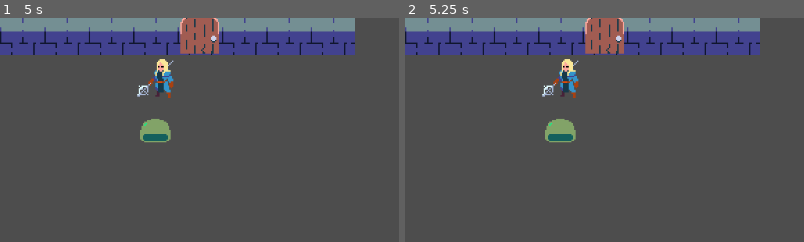
Above: before the commit, frames 1-2 (left to right).
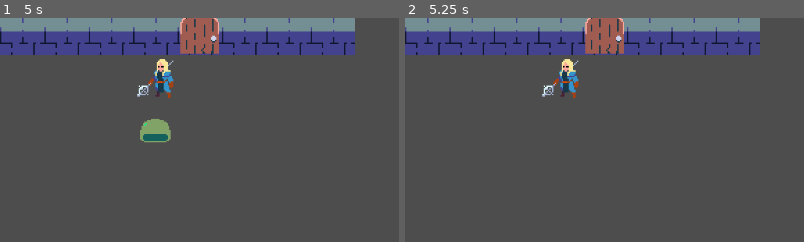
Above: after the commit, the same moments.

Repository: pryganss/TB-DCrawl
Game: Godot game, scene res://game.tscn
Same seed, same stepped clock (60 frames per second), same inputs: the game is played once before the commit and once after it. The project has no main scene, so this scene is started directly.
Inputs:
- Up to frame 1 (5 s): tap Enter at 0.5, 2, 3.5 s; hold Right (ui_right) 0.53-1.28 s; tap Space at 1.25, 2.75, 4.25 s; hold Down (ui_down) 1.28-2.03 s; hold Right (ui_right) 2.03-2.78 s; hold Up (ui_up) 2.78-3.53 s; hold Left (ui_left) from 3.53 s (still down)
- Up to frame 2 (5.25 s): release Left (ui_left) at 5.03 s; hold Down (ui_down) from 5.03 s (still down)
The pictures show only the part of the screen within x 0-50%, y 21-71%; the shares and areas given below are measured in that part.

Frame 1 is identical in both runs. In frame 2, 0.7% of the frame differs, in the area x 35-43%, y 45-56%.
Error before the commit: Cannot call method 'get_custom_data' on a null value. (res://src/Entities/Components/movement_component.gd:15)
Error after the commit: Cannot call method 'get_custom_data' on a null value. (res://src/Entities/Components/movement_component.gd:13)

Commit message:
modify component dictionary to take enum key

Diff:
--- a/project.godot
+++ b/project.godot
@@ -17,6 +17,7 @@
 [autoload]
 
 Map="*res://src/map.gd"
+cpnt="*res://src/Entities/Components/cpnt.gd"
 
 [rendering]
 
--- a/src/Actions/bump_action.gd
+++ b/src/Actions/bump_action.gd
@@ -4,7 +4,7 @@
 func perform() -> int:
 	var blockers = Map.get_entities_at_tile(entity.grid_position + offset)
 	if blockers.size():
-		if blockers.any(func(e): return e.components.get("FighterComponent")):
+		if blockers.any(func(e): return e.components.get(cpnt.FIGHTER)):
 			next_turn += MeleeAction.new(entity, offset.x, offset.y).perform()
 		else:
 			next_turn += MoveAction.new(entity, offset.x, offset.y).perform()
--- a/src/Actions/melee_action.gd
+++ b/src/Actions/melee_action.gd
@@ -2,15 +2,15 @@
 extends ActionWithDirection
 
 func perform() -> int:
-	var melee_component: MeleeComponent = entity.components.get("MeleeComponent") as MeleeComponent
+	var melee_component: MeleeComponent = entity.components.get(cpnt.MELEE) as MeleeComponent
 	assert(melee_component)
 
 	var target_entity: Entity
 	for e in Map.get_entities_at_tile(entity.grid_position + offset):
-		if e.components.get("FighterComponent"):
+		if e.components.get(cpnt.MELEE):
 			target_entity = e
 
 	if target_entity:
-		var target_fighter_component: FighterComponent = target_entity.components.get("FighterComponent")
+		var target_fighter_component: FighterComponent = target_entity.components.get(cpnt.FIGHTER)
 		next_turn += melee_component.hit(target_fighter_component)
 	return next_turn
--- a/src/Actions/move_action.gd
+++ b/src/Actions/move_action.gd
@@ -2,7 +2,7 @@
 extends ActionWithDirection
 
 func perform() -> int:
-	var movement_component: MovementComponent = entity.components["MovementComponent"]
+	var movement_component: MovementComponent = entity.components.get(cpnt.MOVEMENT)
+	if movement_component: next_turn += movement_component.move(entity.grid_position + offset)
 
-	next_turn += movement_component.move(entity.grid_position + offset)
 	return next_turn
--- a/src/Entities/Components/ai_component.gd
+++ b/src/Entities/Components/ai_component.gd
@@ -1,18 +1,17 @@
 class_name AIComponent
 extends Component
 
-func _init(_component_definition: AIComponentDefinition):
-	name = "AIComponent"
+const TYPE = cpnt.AI
 
 func get_action() -> Action:
 	var step = _get_step_to_location(Map.player.grid_position)
 
-	if Map.get_entities_at_tile(step).has(Map.player) and entity.components.get("MeleeComponent"):
+	if Map.get_entities_at_tile(step).has(Map.player) and entity.components.get(cpnt.MELEE):
 		return MeleeAction.new(entity,
 			step.x - entity.grid_position.x,
 			step.y - entity.grid_position.y)
 
-	elif entity.components.get("MovementComponent") and not Map.get_entities_at_tile(step):
+	elif entity.components.get(cpnt.MOVEMENT) and not Map.get_entities_at_tile(step):
 		return MoveAction.new(entity,
 			step.x - entity.grid_position.x,
 			step.y - entity.grid_position.y)
--- /dev/null
+++ b/src/Entities/Components/cpnt.gd
@@ -0,0 +1,10 @@
+extends Node
+
+enum {
+	AI,
+	DOOR,
+	FIGHTER,
+	MELEE,
+	MOVEMENT,
+	WIELD,
+	}
--- a/src/Entities/Components/door_component.gd
+++ b/src/Entities/Components/door_component.gd
@@ -1,10 +1,9 @@
 class_name DoorComponent
 extends Component
 
+const TYPE = cpnt.DOOR
+
 var room: MapLeaf
-
-func _init(_component_definition: DoorComponentDefinition):
-	name = "DoorComponent"
 
 func _ready():
 	room = Map.wall_tiles[entity.grid_position].filter(func(r):
--- a/src/Entities/Components/fighter_component.gd
+++ b/src/Entities/Components/fighter_component.gd
@@ -1,5 +1,7 @@
 class_name FighterComponent
 extends Component
+
+const TYPE = cpnt.FIGHTER
 
 signal died(entity: Entity)
 
@@ -14,7 +16,6 @@
 
 
 func _init(component_definition: FighterComponentDefinition):
-	name = "FighterComponent"
 	MAX_HP = component_definition.max_hp
 	hp = MAX_HP
 
--- a/src/Entities/Components/melee_component.gd
+++ b/src/Entities/Components/melee_component.gd
@@ -1,5 +1,7 @@
 class_name MeleeComponent
 extends InitiativeComponent
+
+const TYPE = cpnt.MELEE
 
 var BASE_DAMAGE: int:
 	set(value):
@@ -11,7 +13,6 @@
 
 func _init(component_definition: MeleeComponentDefinition):
 	super._init(component_definition)
-	name = "MeleeComponent"
 	BASE_DAMAGE = component_definition.damage
 	damage = BASE_DAMAGE
 
--- a/src/Entities/Components/movement_component.gd
+++ b/src/Entities/Components/movement_component.gd
@@ -1,16 +1,14 @@
 class_name MovementComponent
 extends InitiativeComponent
 
-func _init(component_definition: MovementComponentDefinition):
-	super._init(component_definition)
-	name = "MovementComponent"
+const TYPE = cpnt.MOVEMENT
 
 func move(target_position: Vector2i):
 	var blockers = Map.get_entities_at_tile(target_position)
 	var door_component: DoorComponent
 
 	if blockers.size() == 1:
-		door_component = blockers[0].components.get("DoorComponent")
+		door_component = blockers[0].components.get(cpnt.DOOR)
 
 	if Map.get_tile(target_position).get_custom_data("WALKABLE"):
 		if blockers.any(func(e: Entity): return e.blocker):
--- a/src/Entities/Components/wield_component.gd
+++ b/src/Entities/Components/wield_component.gd
@@ -1,12 +1,13 @@
 class_name WieldComponent
 extends Component
+
+const TYPE = cpnt.WIELD
 
 var item: Item
 var cached_components: Array[Component]
 var starting_item: ItemDefinition
 
 func _init(component_definition: WieldComponentDefinition):
-	name = "WieldComponent"
 	starting_item = component_definition.item_definition
 
 func _ready():
@@ -20,20 +21,20 @@
 
 	item = item_definition.get_item()
 	for component in item.components:
-		var base_component: Component = entity.components.get(component.name)
+		var base_component: Component = entity.components.get(component.TYPE)
 		if base_component:
 			cached_components += [base_component]
-			entity.remove_child(base_component)
+			base_component.queue_free()
 
 		entity.add_child(component)
-		entity.components[component.name] = component
+		entity.components[component.TYPE] = component
 
 func unequip_item():
 	for component in item.components:
-		entity.components.erase(component.name)
+		entity.components.erase(component.TYPE)
 		component.queue_free()
 	item = null
 
 	for component in cached_components:
 		entity.add_child(component)
-		entity.components[component.name] = component
+		entity.components[component.TYPE] = component
--- a/src/Entities/entity.gd
+++ b/src/Entities/entity.gd
@@ -2,7 +2,7 @@
 extends Sprite2D
 
 var tile_set: TileSet = preload("res://Assets/ts_32rogues.tres")
-var components: Dictionary[String, Component]
+var components: Dictionary[int, Component]
 var blocker: bool
 
 var grid_position: Vector2i:
@@ -19,5 +19,5 @@
 
 	for component in entity_definition.components:
 		var new_component = component.get_component()
-		components[new_component.name] = new_component
+		components[new_component.TYPE] = new_component
 		add_child(new_component)
--- a/src/game_manager.gd
+++ b/src/game_manager.gd
@@ -29,7 +29,7 @@
 	Map.player = player
 	entities.add_child(player)
 
-	var player_died: Signal = player.components.get("FighterComponent").died as Signal
+	var player_died: Signal = player.components.get(cpnt.FIGHTER).died as Signal
 
 	player_died.connect(reset)
 
@@ -48,7 +48,7 @@
 		if action:
 			take_turn(action, player)
 	elif entity:
-		var action: Action = entity.components.get("AIComponent").get_action()
+		var action: Action = entity.components.get(cpnt.AI).get_action()
 		take_turn(action, entity)
 
 func get_current_turn() -> Entity:
@@ -76,7 +76,7 @@
 			initiative[first_turn] = entity
 			break
 
-	var fighter_component = entity.components.get("FighterComponent") as FighterComponent
+	var fighter_component = entity.components.get(cpnt.FIGHTER) as FighterComponent
 	if fighter_component:
 		fighter_component.died.connect(pop_entity)
 
Not shown: 1 places in Assets/Entities/player_definition.tres that only renumber resources
Not shown, added: src/Entities/Components/cpnt.gd.uid
